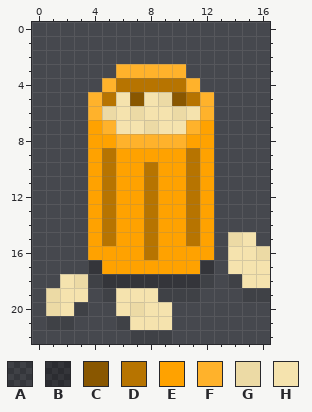
Edited in one commit: pixel-art sprite (Assets/Sprites/Sprite_Level_Design/Sprite_Trash_Bin/Trash_Bin_full.png). Above is the file before it was changed.
The file is 17x23 pixels.
Palette (. is transparent): A #0000001a  B #00000042  C #895700  D #b77400  E #ffa200  F #ffb22b  G #ecdaa5  H #f5e3ae
Pixels before, first column x 1:
 3 .....FFFFF......
 4 ....FDDDDDF.....
 5 ...FDHCHGCDF....
 6 ...FGHGHHGHF....
 7 ...EFHHGHHFE....
 8 ...EEFFFFFEE....
 9 ...EDEEEEEDE....
10 ...EDEEDEEDE....
11 ...EDEEDEEDE....
12 ...EDEEDEEDE....
13 ...EDEEDEEDE....
14 ...EDEEDEEDE....
15 ...EDEEDEEDE.GH.
16 ...EEEEDEEEE.HHG
17 ...BEEEEEEEB.HHH
18 .HGABBBBBBBA.AHH
19 GHH.AHHHAAA...AA
20 GHA..HGHH.......
21 AA...AHHH.......
22 ......AAA.......
After:
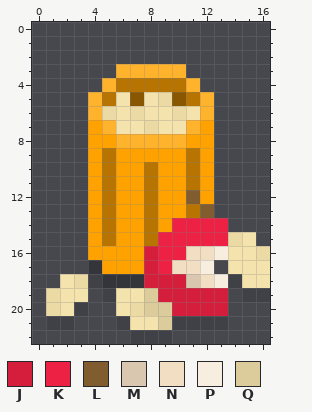
Colours new in this view: J #d41e3c  K #ec2143  L #805c2e  M #d9c7af  N #f2dec3  P #f8eedf  Q #dccc9c
Change:
y 12: x 11 D -> L
y 13: x 12 E -> L
y 14: x 10..13 EDE. -> KKKK
y 15: x 9..13 EEDE. -> KKKKK
y 16: x 8..13 DEEEE. -> JKKNNP
y 17: x 8..12 EEEEB -> JKNNP
y 18: x 8..13 BBBBA. -> JJJMNP
y 19: x 8..13 HAAA.. -> QJJJJJ
y 20: x 8..13 HH.... -> QQJJJJ
y 21: x 9..13 H.... -> QAAAA
